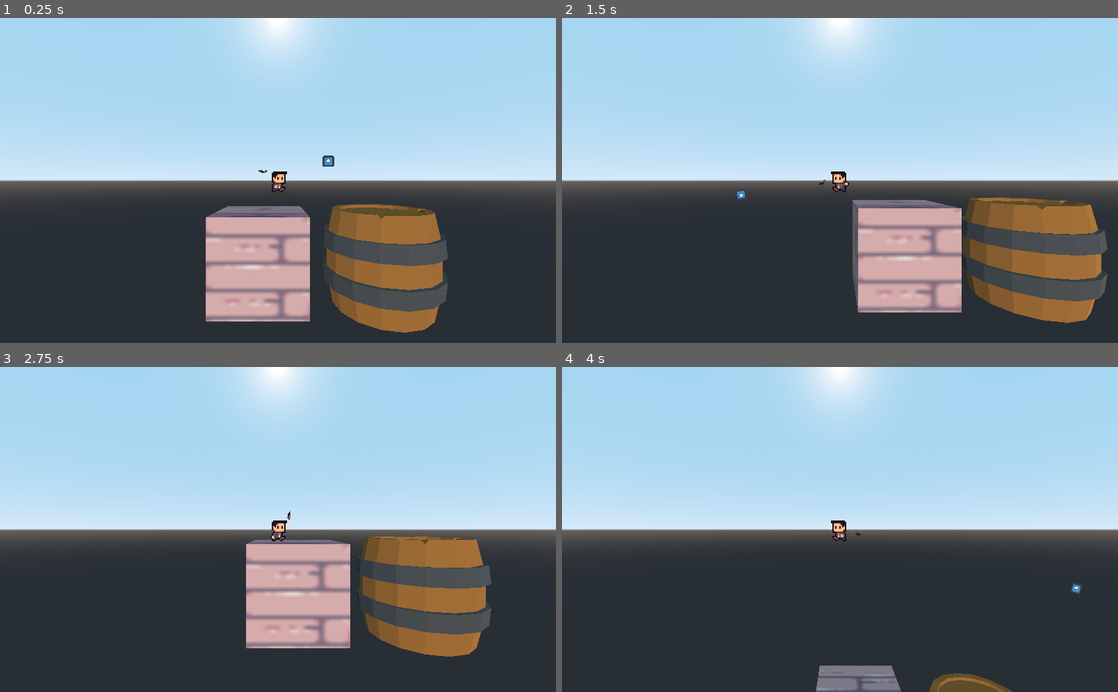
Above: before the commit, frames 1-4 (two rows, left to right).
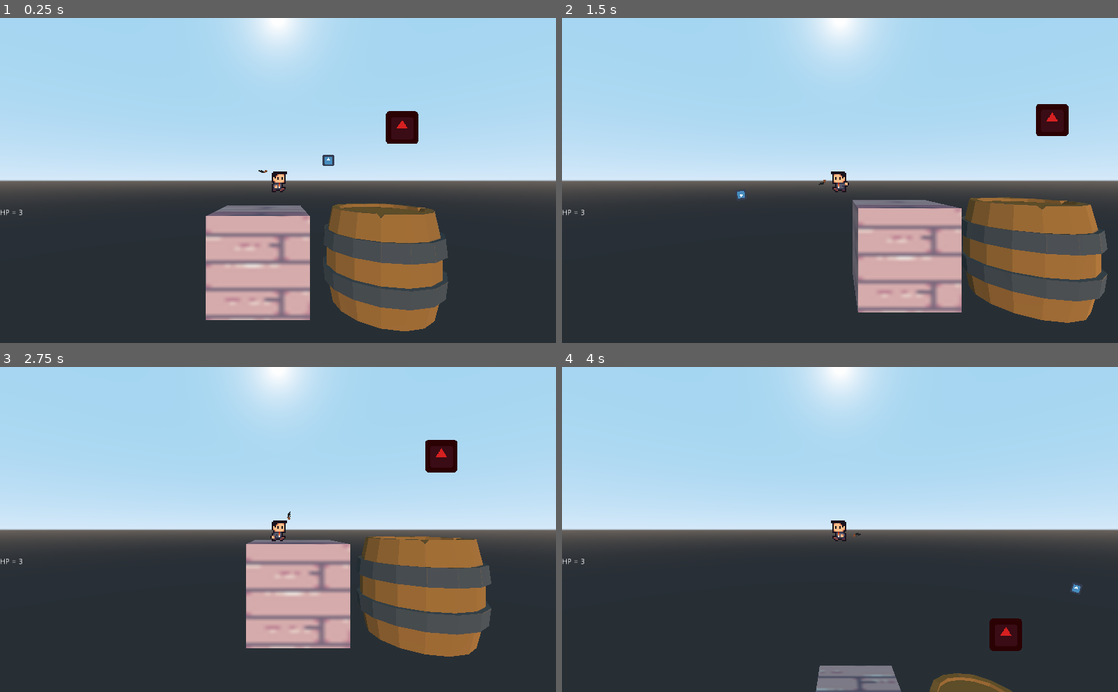
Above: after the commit, the same moments.

Repository: malva28/gun_dash_game
Game: Godot game, scene res://scenes/main.tscn
The game is run twice, just before and just after one commit, with the same random seed, the same clock (stepped at 60 frames per second) and the same inputs. The engine's default icon, where the game draws it, is replaced by a stand-in: a white triangle on a blue panel in a dark square.
Inputs (mouse positions are in pixels of both pictures, inside the frame that each line leads up to):
- Up to frame 1 (0.25 s): no input
- Up to frame 2 (1.5 s): move the mouse to (962, 164) at 0.52 s; hold D (move_right) 0.53-1.28 s; click (962, 164) at 0.6 s; tap Space (jump) at 0.77 s; move the mouse to (728, 196) at 1.27 s; hold A (move_left) from 1.28 s (still down); click (728, 196) at 1.35 s
- Up to frame 3 (2.75 s): tap Space (jump) at 1.52 s; move the mouse to (333, 458) at 2.02 s; release A (move_left) at 2.03 s; hold D (move_right) from 2.03 s (still down); click (333, 458) at 2.1 s
- Up to frame 4 (4 s): move the mouse to (812, 594) at 2.77 s; click (812, 594) at 2.85 s; tap Space (jump) at 3.02, 3.77 s; move the mouse to (1006, 578) at 3.52 s; release D (move_right) at 3.53 s; hold A (move_left) from 3.53 s (still down); click (1006, 578) at 3.6 s

The runs differ from the first frame. In frame 1, 2.1% of the frame differs, in the area x 0-81%, y 28-97%; in frame 2, 0.6%; in frame 3, 0.6%; in frame 4, 0.6%.

Commit message:
Nuevo contador para el HP

Diff:
--- /dev/null
+++ b/enemy1.gd
@@ -0,0 +1,16 @@
+extends Area
+
+
+# Declare member variables here. Examples:
+# var a = 2
+# var b = "text"
+
+
+# Called when the node enters the scene tree for the first time.
+func _ready():
+	pass # Replace with function body.
+
+
+# Called every frame. 'delta' is the elapsed time since the previous frame.
+#func _process(delta):
+#	pass
--- /dev/null
+++ b/hud.gd
@@ -0,0 +1,6 @@
+extends MarginContainer
+
+
+var hp_value = 3
+
+onready var HP_label = $hp
--- a/project.godot
+++ b/project.godot
@@ -79,6 +79,12 @@
  ]
 }
 
+[layer_names]
+
+3d_physics/layer_1="world"
+3d_physics/layer_2="player"
+3d_physics/layer_3="enemy"
+
 [physics]
 
 common/enable_pause_aware_picking=true
--- /dev/null
+++ b/scenes/enemy1.tscn
@@ -0,0 +1,19 @@
+[gd_scene load_steps=4 format=2]
+
+[ext_resource path="res://icon.png" type="Texture" id=1]
+[ext_resource path="res://enemy1.gd" type="Script" id=2]
+
+[sub_resource type="CapsuleShape" id=1]
+radius = 0.264208
+height = 0.134656
+
+[node name="enemy1" type="Area"]
+script = ExtResource( 2 )
+
+[node name="Sprite3D" type="Sprite3D" parent="."]
+modulate = Color( 0.843137, 0.129412, 0.129412, 1 )
+texture = ExtResource( 1 )
+
+[node name="CollisionShape" type="CollisionShape" parent="."]
+transform = Transform( 1, 0, 0, 0, 1, 0, 0, 0, 1, 0.0183507, 0, 0 )
+shape = SubResource( 1 )
--- /dev/null
+++ b/scenes/hud.gd
@@ -0,0 +1,10 @@
+extends MarginContainer
+
+
+var hp = 3 setget set_hp
+
+onready var hp_label = $hp
+
+func set_hp(value):
+	hp = value
+	hp_label.text = "HP = %d" % hp
--- /dev/null
+++ b/scenes/hud.tscn
@@ -0,0 +1,15 @@
+[gd_scene load_steps=2 format=2]
+
+[ext_resource path="res://scenes/hud.gd" type="Script" id=1]
+
+[node name="hud" type="MarginContainer"]
+margin_right = 1280.0
+margin_bottom = 720.0
+rect_pivot_offset = Vector2( 139, 5 )
+script = ExtResource( 1 )
+
+[node name="hp" type="Label" parent="."]
+margin_top = 353.0
+margin_right = 1280.0
+margin_bottom = 367.0
+text = "HP = 3"
--- a/scenes/main.tscn
+++ b/scenes/main.tscn
@@ -1,9 +1,10 @@
-[gd_scene load_steps=8 format=2]
+[gd_scene load_steps=9 format=2]
 
 [ext_resource path="res://scenes/main_chara.tscn" type="PackedScene" id=1]
 [ext_resource path="res://assets/14-TileSets/tile_2.png" type="Texture" id=2]
 [ext_resource path="res://scenes/barrel.tscn" type="PackedScene" id=3]
 [ext_resource path="res://scenes/bullet.tscn" type="PackedScene" id=4]
+[ext_resource path="res://scenes/enemy1.tscn" type="PackedScene" id=5]
 
 [sub_resource type="BoxShape" id=1]
 
@@ -15,7 +16,7 @@
 [node name="Spatial" type="Spatial"]
 
 [node name="MainChara" parent="." instance=ExtResource( 1 )]
-transform = Transform( 1, 0, 0, 0, 1, 0, 0, 0, 1, -0.257282, -0.236335, -3.70847 )
+transform = Transform( 1, 0, 0, 0, 1, 0, 0, 0, 1, -0.257282, -0.25789, -3.70847 )
 
 [node name="DirectionalLight" type="DirectionalLight" parent="."]
 transform = Transform( 1, 0, 0, 0, 1, 0, 0, 0, 1, -4.15268, 2.45198, -0.637196 )
@@ -38,3 +39,8 @@
 
 [node name="Bullet" parent="." instance=ExtResource( 4 )]
 transform = Transform( 1, 0, 0, 0, 1, 0, 0, 0, 1, -1.24741, -0.0278173, -3.36066 )
+
+[node name="enemy1" parent="." instance=ExtResource( 5 )]
+transform = Transform( 1, 0, 0, 0, 1, 0, 0, 0, 1, 2.18572, 0.608574, -3.27984 )
+
+[connection signal="body_entered" from="enemy1" to="MainChara" method="_on_enemy_body_entered"]
--- a/scenes/main_chara.gd
+++ b/scenes/main_chara.gd
@@ -3,6 +3,7 @@
 export(PackedScene) var Bullet
 
 var velocity = Vector3()
+var hp = 3
 
 const  ACCELERATION = 10
 const SHOOT_ACCEL = 7
@@ -18,6 +19,7 @@
 onready var arm = $arm
 onready var camera = $Camera
 onready var bullet_spawn = $arm/BulletSpawn
+onready var hud = $CanvasLayer/hud
 
 onready var anim_player = $AnimationPlayer
 onready var anim_tree = $AnimationTree
@@ -79,10 +81,8 @@
 	else:
 		if velocity.y > 0:
 			playback.travel("jump_begin")
-			print("begin")
 		else:
 			playback.travel("jump_fall")
-			print("fall")
 
 	if Input.is_action_pressed("move_right") and not Input.is_action_pressed("move_left"):
 		pivot.scale.x =1
@@ -90,10 +90,12 @@
 		pivot.scale.x =-1
 
 
+
+
 func _shoot_process(angle):
 	var y_movement = -1 * SHOOT_ACCEL * sin(angle)
 	var x_movement = -1 * SHOOT_ACCEL * cos(angle)
-
+	$Camera
 	return Vector2(x_movement, y_movement)
 
 func _disparo():
@@ -102,3 +104,9 @@
 	print(bullet_spawn.transform)
 	bullet.global_transform = bullet_spawn.get_global_transform()
 	#bullet.velocity = get_viewport().get_mouse_position() - bullet.position
+
+
+
+func _on_enemy_body_entered(body):
+	if body.name == "MainChara":
+		hud.hp -= 1
--- a/scenes/main_chara.tscn
+++ b/scenes/main_chara.tscn
@@ -7,6 +7,7 @@
 [ext_resource path="res://assets/dash/1 - Agent_Mike_Running (32 x 32).png" type="Texture" id=5]
 [ext_resource path="res://assets/dash/1 - Agent_Mike_Hurt (32 x 32).png" type="Texture" id=6]
 [ext_resource path="res://assets/dash/1 - Agent_Mike_Jump_&_Falling (32 x 32).png" type="Texture" id=7]
+[ext_resource path="res://scenes/hud.tscn" type="PackedScene" id=8]
 
 [sub_resource type="CapsuleShape" id=1]
 radius = 0.279511
@@ -344,3 +345,7 @@
 texture = ExtResource( 1 )
 hframes = 6
 frame = 1
+
+[node name="CanvasLayer" type="CanvasLayer" parent="."]
+
+[node name="hud" parent="CanvasLayer" instance=ExtResource( 8 )]
Not shown: 1 places in scenes/main_chara.tscn that only renumber resources
